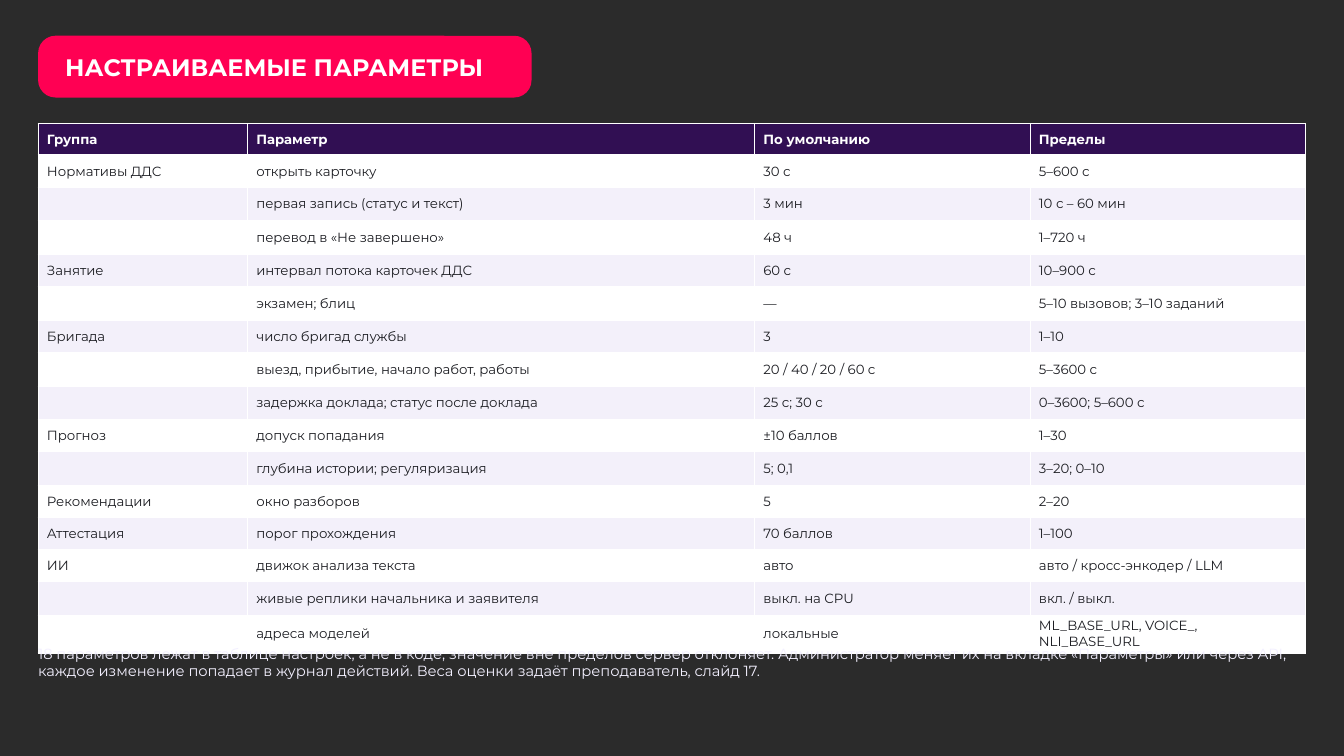
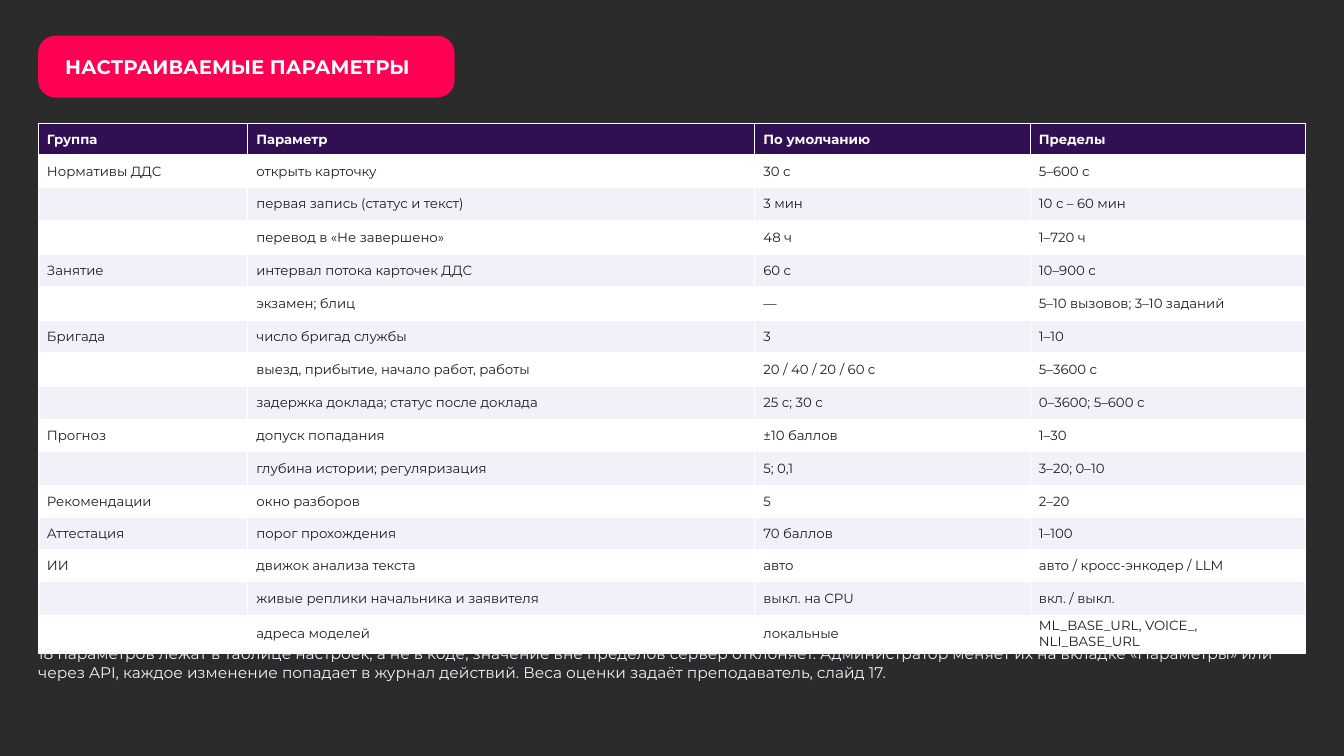
Before and after one commit to Den4ikAI/arm112-trainer_final, a slide deck: slide 18 of docs/презентация.pptx. Drawn at 1344x756 pixels with LibreOffice and Linux fonts; fonts in the diff are those of the drawing; background and template pictures are left out; a plain dark background stands for a picture behind light text. Boxes give left, top, right and bottom in pixels: in the first picture for what was removed or moved away, otherwise in the second. Text is boxed around its words. In the diff, an @@ line names an element or a change of style, - is before the commit and + after.

```diff
--- a/docs/презентация.pptx
+++ b/docs/презентация.pptx
@@ rounded rectangle "НАСТРАИВАЕМЫЕ ПАРАМЕТРЫ": place and size @@
-rounded rectangle "НАСТРАИВАЕМЫЕ ПАРАМЕТРЫ" at box(38, 35, 532, 97)
+rounded rectangle "НАСТРАИВАЕМЫЕ ПАРАМЕТРЫ" at box(38, 35, 455, 97)
@@ rounded rectangle "НАСТРАИВАЕМЫЕ ПАРАМЕТРЫ" at box(38, 35, 455, 97): size 17 to 14 pt @@
@@ text "18 параметров лежат в таблице ..." at box(38, 645, 1272, 681): size 10.5 to 11 pt @@
```
Also in this commit, not shown: 22 other slides changed, 4 other files.
